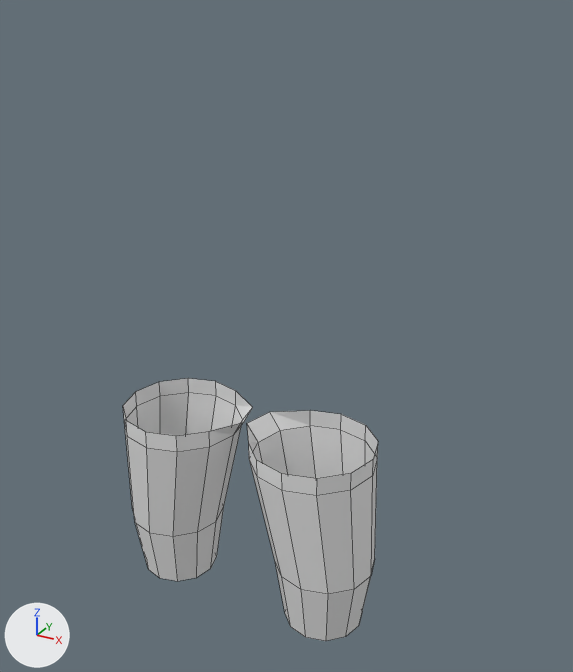
The Blender file charModel.blend as it was, and as the next commit left it.
Before and after are seen from a 50 mm camera at (0.599, -0.951, 1.352) aimed at (0.05, 0.048, 0.852). Lighting does not change. The marker at lower left points along +X, +Y and +Z. Mesh edges are drawn as thin lines.

Before the edit, the objects in view are built like this:
```python
me_cylinder = bpy.data.meshes.new('Cylinder')
me_cylinder.from_pydata(...)  # 48 vertices, 36 faces; spans x 0.003..0.23, y -0.1..0.1, z 0.379..0.707
ob_cylinder = bpy.data.objects.new('Cylinder', me_cylinder)
ob_cylinder.location = (0.0, 0.0, 0.0)
_m = ob_cylinder.modifiers.new('Mirror', 'MIRROR')
```
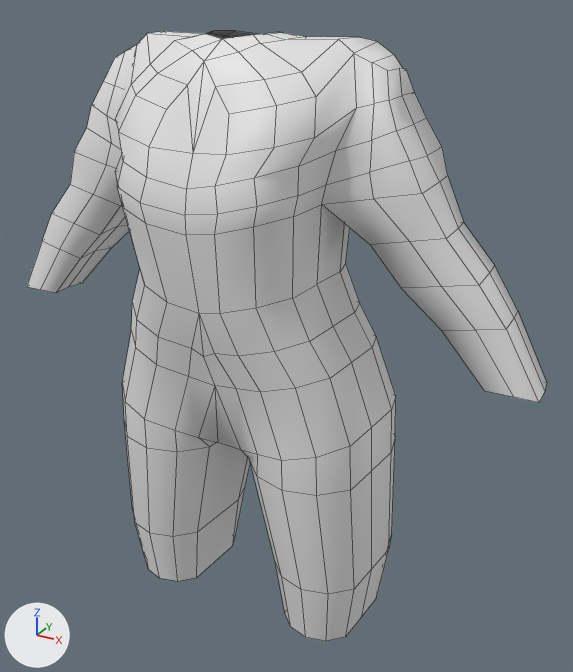
What differs and where, as boxes (x1, y1, x2, y2) in the pictures (573 x 672 px):
'Cylinder', reshaped (104% wider, 131% taller)
    before: (123, 378, 378, 641)
    after: (27, 31, 547, 641)
part 1 of me_cylinder, built on
    before: (123, 378, 378, 490)
    after: (27, 31, 547, 490)
part 2 of me_cylinder, shading changed
    before: (124, 382, 354, 637)
    after: (124, 402, 354, 637)

Patch to the scene script:
```diff
--- a/charModel.blend.py
+++ b/charModel.blend.py
@@ me_cylinder @@
 # used by ob_cylinder; location = (0.0, 0.0, 0.0)
-me_cylinder.from_pydata(...)  # 48 vertices, 36 faces; spans x 0.003..0.23, y -0.1..0.1, z 0.379..0.707
+me_cylinder.from_pydata(...)  # 220 vertices, 197 faces; spans x 0.0..0.449, y -0.148..0.175, z 0.379..1.297
+# me_cylinder part 1
+# 2 vertices are removed from x 0.21..0.224, y -0.05..0.0, z 0.707
+# 7 faces are deleted
+# 7 vertices in x 0.023..0.124, y 0.0..0.1, z 0.379..0.678 move by (0.0, 0.075, 0.0)
+# 24 vertices move from x 0.003..0.23, y -0.1..0.1, z 0.379..0.707 to x 0.007..0.23, y -0.1..0.175, z 0.379..0.751
+# 169 vertices are added at x 0.0..0.449, y -0.148..0.162, z 0.379..1.297
+# 5 new vertices lie (0.006, 0.0, 0.027) away from vertices in x 0.054..0.139, y -0.148..0.159, z 1.067..1.089
+# 168 new faces join them
+# me_cylinder part 2: 29 kept faces spanning x 0.007..0.23, y -0.1..0.175, z 0.379..0.742 are now shaded smooth
```
